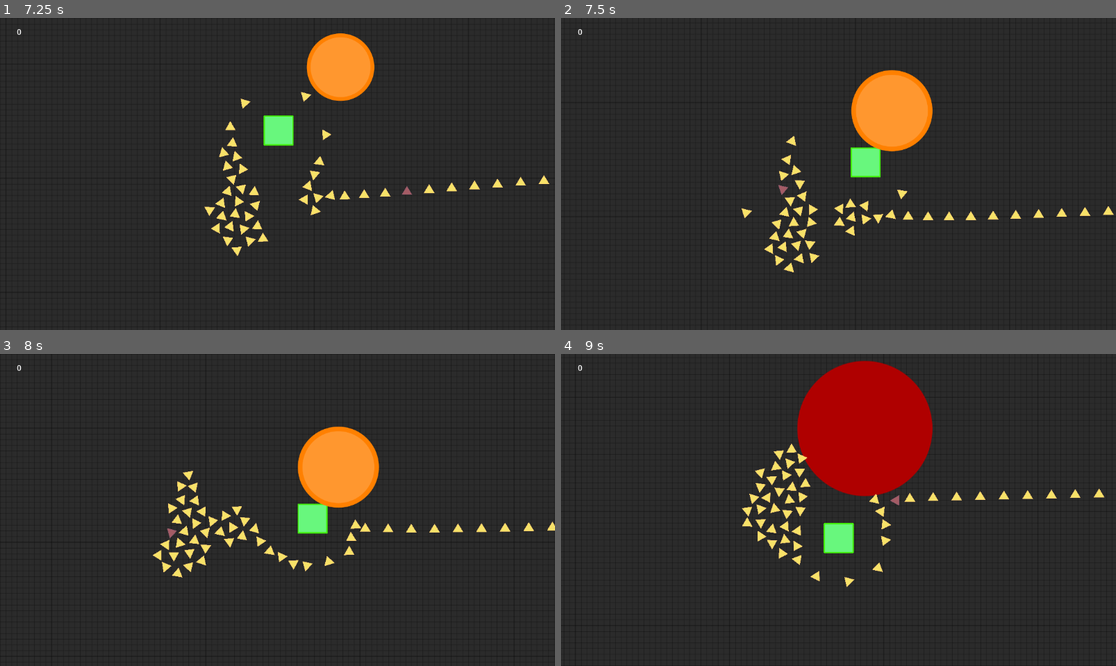
Above: before the commit, frames 1-4 (two rows, left to right).
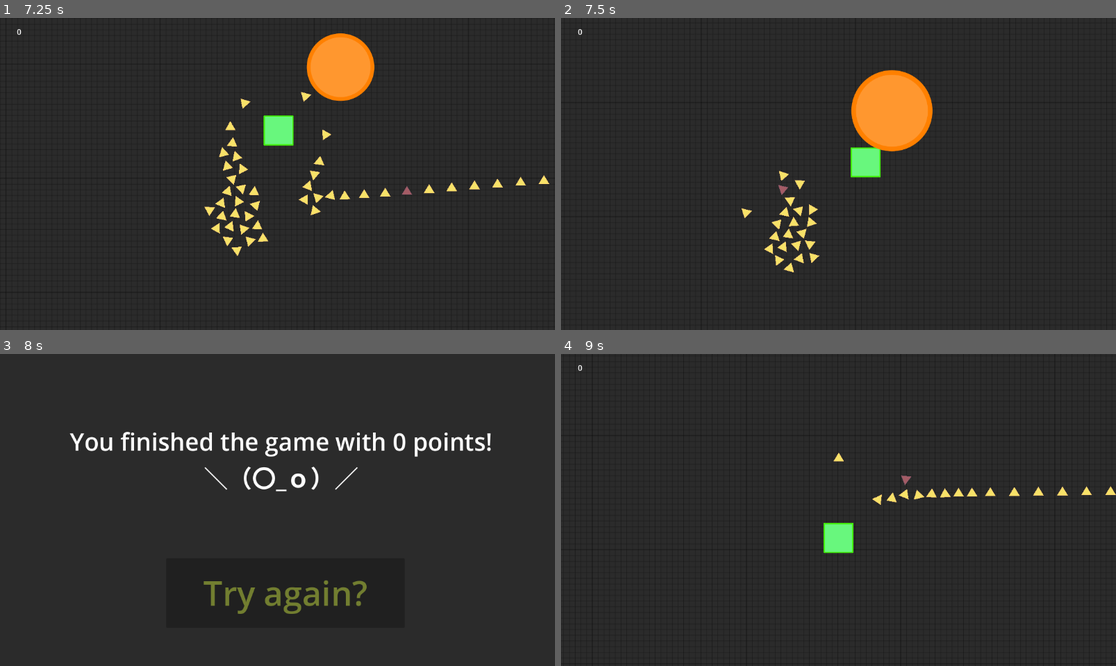
Above: after the commit, the same moments.

Repository: aapolipponen/daydream-game-jam
Game: Godot game, scene res://game/game.tscn
The game is run twice, just before and just after one commit, with the same random seed, the same clock (stepped at 60 frames per second) and the same inputs. This scene is started directly instead of the project's main scene.
Inputs (mouse positions are in pixels of both pictures, inside the frame that each line leads up to):
- Up to frame 1 (7.25 s): move the mouse to (399, 158) at 0.52 s; hold D (right) 0.53-1.28 s; click (399, 158) at 0.67 s; move the mouse to (166, 189) at 1.27 s; hold S (down) 1.28-2.03 s; move the mouse to (333, 105) at 2.02 s; hold D (right) 2.03-2.78 s; move the mouse to (249, 236) at 2.77 s; hold W (up) 2.78-3.53 s; click (249, 236) at 2.92 s; move the mouse to (444, 220) at 3.52 s; hold A (left) 3.53-5.03 s; move the mouse to (111, 127) at 4.27 s; move the mouse to (305, 174) at 5.02 s; hold S (down) 5.03-5.78 s; click (305, 174) at 5.17 s; move the mouse to (194, 96) at 5.77 s; hold D (right) 5.78-6.53 s; move the mouse to (399, 158) at 6.52 s; hold W (up) from 6.53 s (still down)
- Up to frame 2 (7.5 s): move the mouse to (727, 189) at 7.27 s; release W (up) at 7.28 s; hold D (right) from 7.28 s (still down); click (727, 189) at 7.42 s
- Up to frame 3 (8 s): keep holding D (right)
- Up to frame 4 (9 s): release D (right) at 8 s; click (844, 594) at 8 s, where only the run after the commit has a clickable "Try again?"; move the mouse to (894, 441) at 8.77 s; hold S (down) from 8.78 s (still down)

Frame 1 is identical in both runs. In frame 2, 0.8% of the frame differs, in the area x 39-100%, y 37-70%; in frame 3, 7.8%; in frame 4, 10%, in the area x 32-100%, y 2-75%.

Commit message:
take damage

Diff:
--- a/Player/player.gd
+++ b/Player/player.gd
@@ -24,16 +24,17 @@
 
 func _process(delta: float) -> void:
 	points = int(scoreLabel.text)
+	for i in range(get_slide_collision_count()):
+		var collision = get_slide_collision(i)
+		var collider = collision.get_collider()
+		if collider and collider.is_in_group("explodingEnemy"):
+			var newTriangleCount = triangle_manager.triangle_count - 15
+			triangle_manager.set_triangle_count(newTriangleCount)
 
 
 func _physics_process(delta):
 	get_input()
 	move_and_slide()
-	for i in range(get_slide_collision_count()):
-		var collision = get_slide_collision(i)
-		var collider = collision.get_collider()
-		if collider and collider.is_in_group("explodingEnemy"):
-			triangle_manager.triangle_count -= 15
 
 func endGame():
 	var gameOverScene = GAME_OVER_SCENE.instantiate()
